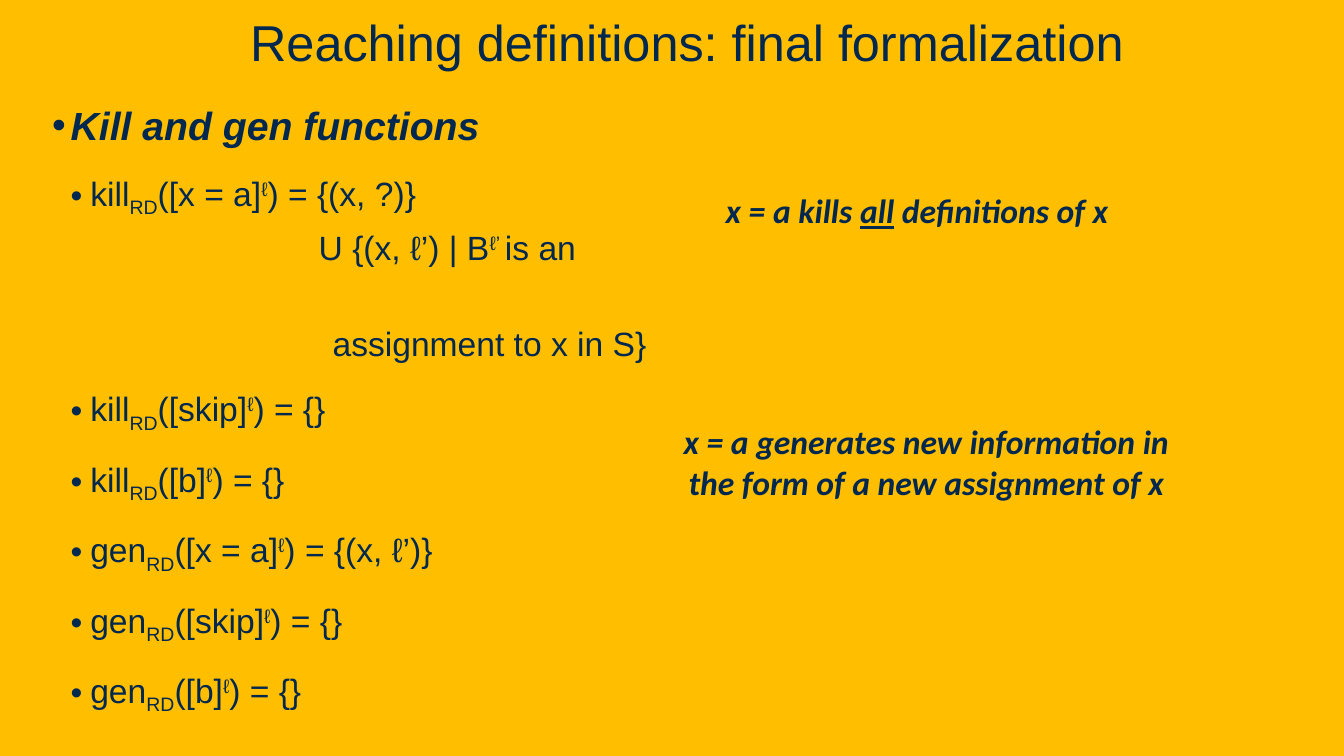
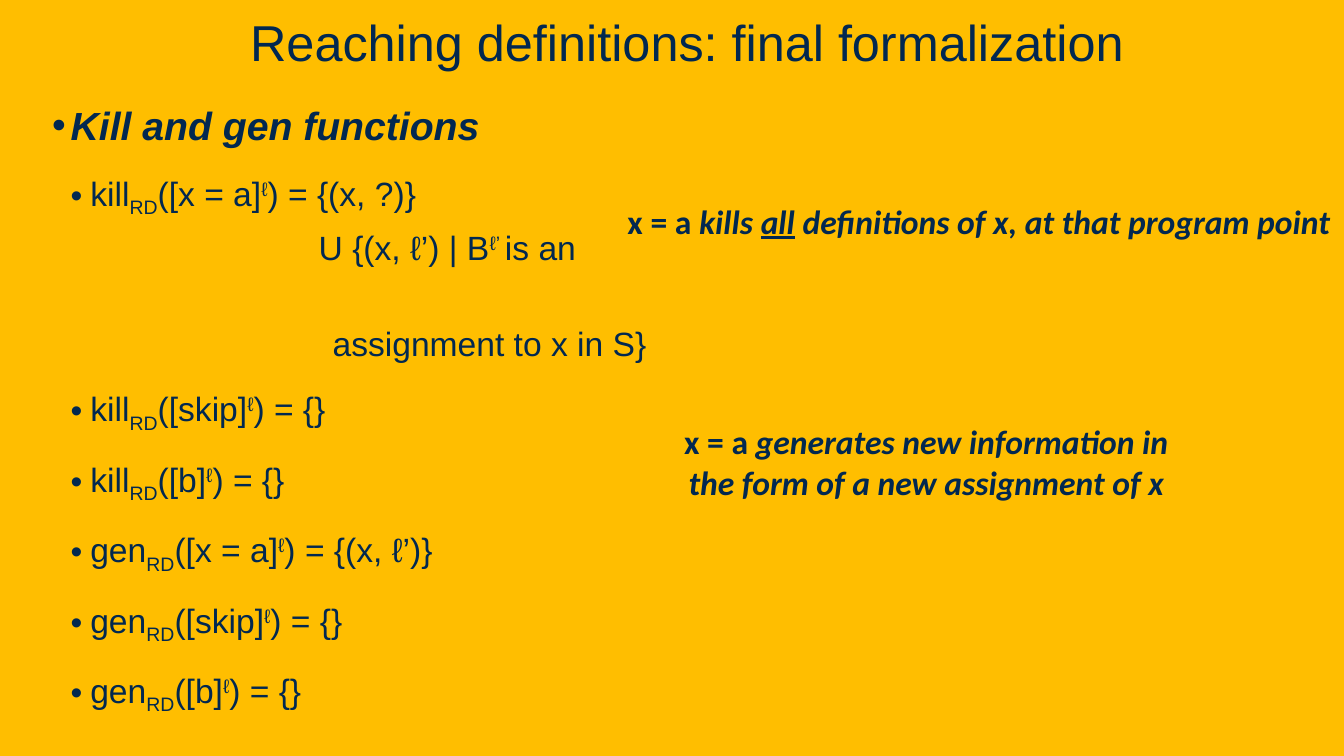
Before and after one commit to davsec-teaching/ECS289C-Spring2025, a slide deck: slide 61 of slides/3_data_flow_analysis.pptx (slide 48 before the commit). Drawn at 1344x756 pixels with LibreOffice and Linux fonts; fonts in the diff are those of the drawing; background and template pictures are left out. Boxes give left, top, right and bottom in pixels: in the first picture for what was removed or moved away, otherwise in the second. Text is boxed around its words. In the diff, an @@ line names an element or a change of style, - is before the commit and + after.

Commit message:
update pointer analysis slides

```diff
--- a/slides/3_data_flow_analysis.pptx
+++ b/slides/3_data_flow_analysis.pptx
@@ text at (627,210,1330,240): text changed @@
-x = a kills all definitions of x
+x = a kills all definitions of x, at that program point
@@ text "x = a generates new ..." at (684,430,1168,501): italic off in "x = a" @@
```
Also in this commit, not shown: 4 other slides changed, 15 slides added, 1 other file.
